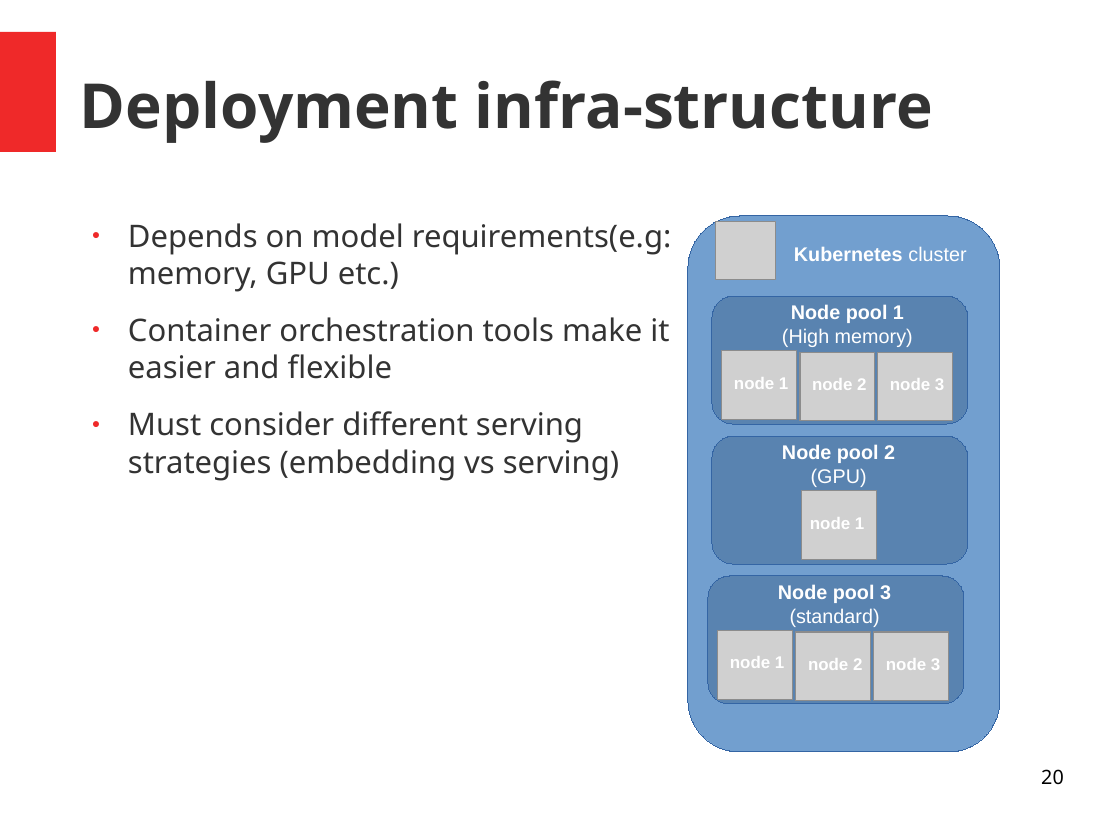
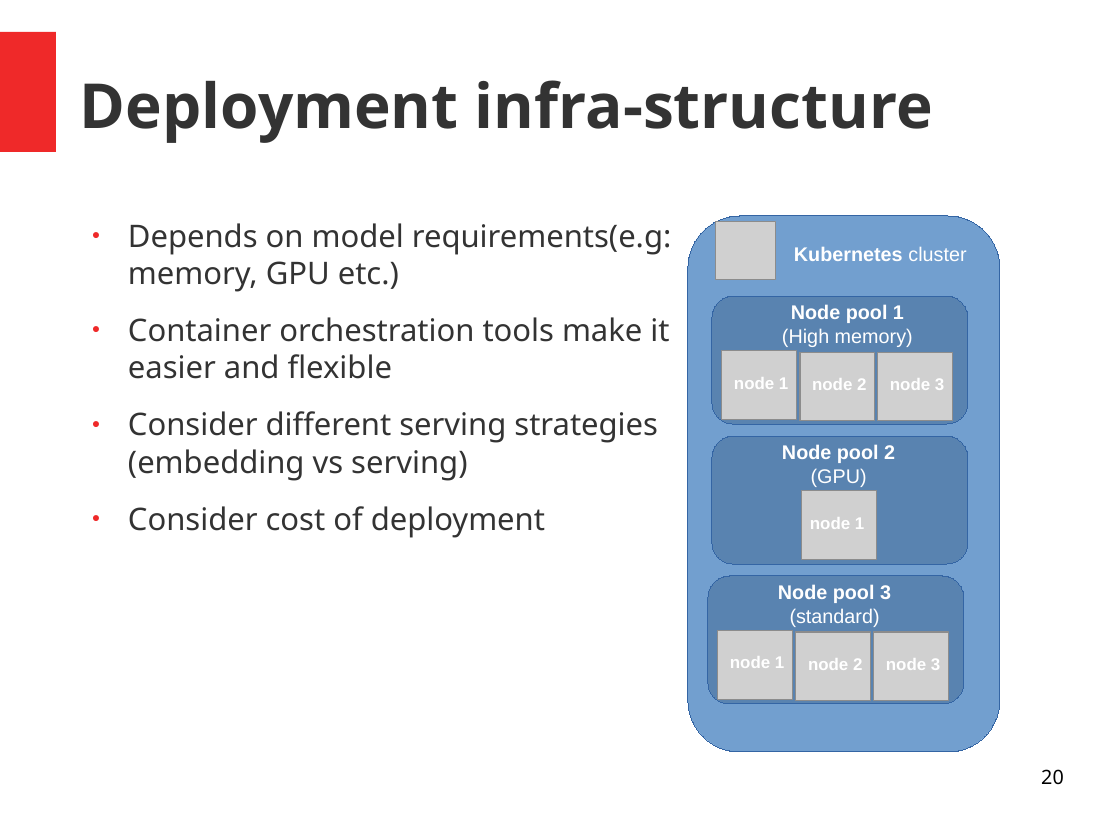
Before and after one commit to andrefsp/models-to-production, a slide deck: slide 20 of models-to-production.odp. Drawn at 1120x840 pixels with LibreOffice and Linux fonts; fonts in the diff are those of the drawing; grey boxes stand for pictures. Boxes give left, top, right and bottom in pixels: in the first picture for what was removed or moved away, otherwise in the second. Text is boxed around its words. In the diff, an @@ line names an element or a change of style, - is before the commit and + after.

```diff
--- a/models-to-production.odp
+++ b/models-to-production.odp
@@ text at [128, 411, 658, 538]: text changed @@
-● Must consider different serving strategies (embedding vs serving)
+● Consider different serving strategies (embedding vs serving)
+● Consider cost of deployment
```
Also in this commit, not shown: 5 other slides changed.
